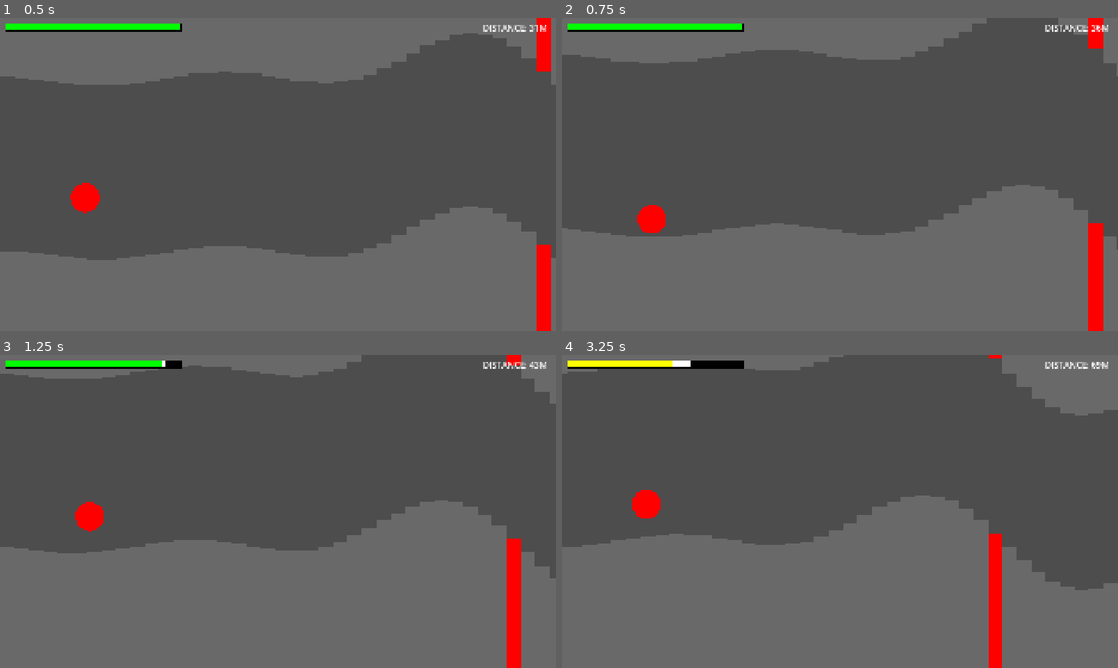
Above: before the commit, frames 1-4 (two rows, left to right).
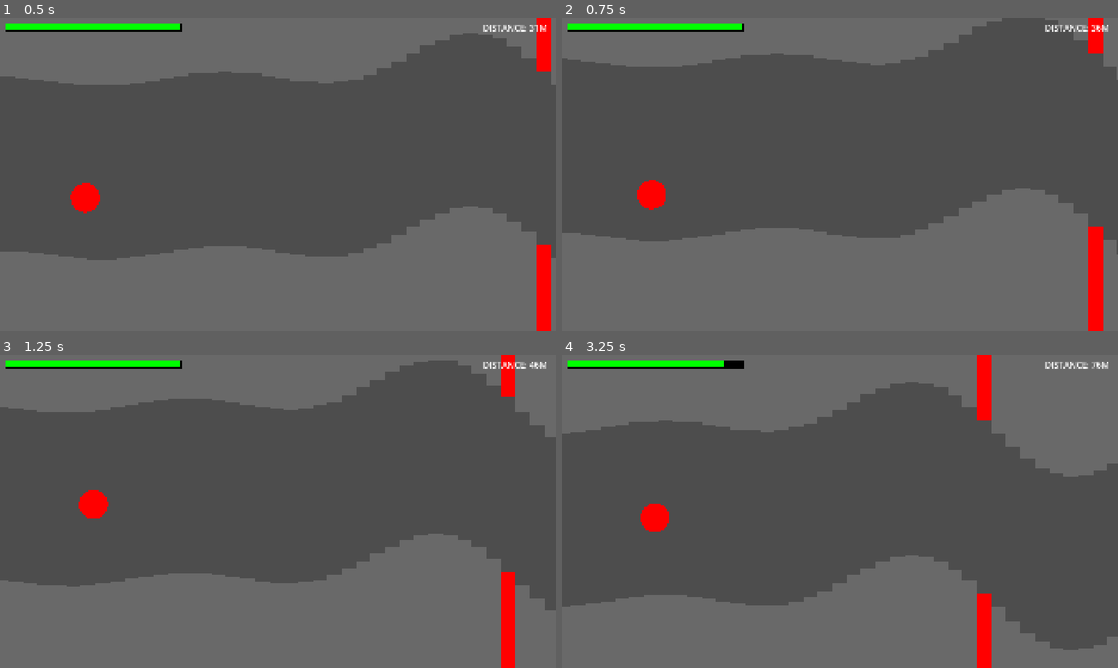
Above: after the commit, the same moments.

Repository: harrisonlee/xarnox-godot
Game: Godot game, scene res://main.tscn
The game is run twice, just before and just after one commit, with the same random seed, the same clock (stepped at 60 frames per second) and the same inputs.
Inputs:
- Up to frame 1 (0.5 s): no input
- Up to frame 2 (0.75 s): tap Space (toggle_player_autopilot, bound only after the commit) at 0.6 s
- Up to frame 3 (1.25 s): no input
- Up to frame 4 (3.25 s): tap Space (toggle_player_autopilot, bound only after the commit) at 1.35, 2.1, 2.85 s

Frame 1 is identical in both runs. In frame 2, 3.0% of the frame differs, in the area x 0-100%, y 0-76%; in frame 3, 21%; in frame 4, 39%, in the area x 0-100%, y 0-100%.

Commit message:
Experiments with player auto-pilot.

Diff:
--- a/main.gd
+++ b/main.gd
@@ -41,6 +41,11 @@
 		_tunnel_origin_y
 	)
 
+	var auto_pilot_lookahead: float = player.collision_body.shape.get_rect().size.x * 0.5
+	player.auto_pilot_position_y = tunnel_generator.get_stored_offset_y(
+		player.position.x + auto_pilot_lookahead
+	)
+
 
 #-------------------------------------------------------------------------------
 # Signal Callbacks
--- a/player.gd
+++ b/player.gd
@@ -28,14 +28,13 @@
 
 
 #-------------------------------------------------------------------------------
-# Enums
+# Public Variables
 #-------------------------------------------------------------------------------
-enum FlyingState { IDLE, CLIMBING, DESCENDING }
-enum ShootingDirection { UP, UP_RIGHT, RIGHT, DOWN_RIGHT, DOWN }
+var auto_pilot_position_y: float = 0.0
 
 
 #-------------------------------------------------------------------------------
-# Exported Variables
+# On-ready Nodes
 #-------------------------------------------------------------------------------
 @onready var collision_body: CollisionShape2D = $CollisionShape2D
 @onready var muzzle_up: Marker2D = $MuzzleUp
@@ -46,9 +45,20 @@
 
 
 #-------------------------------------------------------------------------------
-# Exported Variables
+# Enums
+#-------------------------------------------------------------------------------
+enum FlyingState { IDLE, CLIMBING, DESCENDING, AUTO_PILOT }
+enum ShootingDirection { UP, UP_RIGHT, RIGHT, DOWN_RIGHT, DOWN }
+
+
+#-------------------------------------------------------------------------------
+# Private Variables
 #-------------------------------------------------------------------------------
 var _current_flying_state = FlyingState.IDLE
+var _auto_pilot_damping: float = 7.0
+var _auto_pilot_oscillation_time: float = 0.0
+var _auto_pilot_oscillation_amplitude: float = 40.0
+var _auto_pilot_oscillation_frequency: float = 3.0
 
 
 #-------------------------------------------------------------------------------
@@ -73,6 +83,18 @@
 			velocity.y += (descent_accel + gravity.y) * delta
 		FlyingState.IDLE:
 			velocity.y += gravity.y * delta
+		FlyingState.AUTO_PILOT:
+			_auto_pilot_oscillation_time += delta
+			var frequency = _auto_pilot_oscillation_time * _auto_pilot_oscillation_frequency
+			var oscillation_offset_y = sin(frequency) * _auto_pilot_oscillation_amplitude
+			var target_position_y = auto_pilot_position_y + oscillation_offset_y
+			var target_diff_y = target_position_y - position.y
+			var target_velocity_y = target_diff_y * _auto_pilot_damping
+			velocity.y = lerpf(
+				velocity.y,
+				target_velocity_y,
+				_auto_pilot_damping * delta
+			)
 
 	velocity.x = clampf(velocity.x + acceleration, -speed, speed)
 
@@ -85,6 +107,15 @@
 
 
 func get_input() -> void:
+	if Input.is_action_just_pressed("toggle_player_autopilot"):
+		_current_flying_state = (
+			FlyingState.AUTO_PILOT if _current_flying_state != FlyingState.AUTO_PILOT
+			else FlyingState.IDLE
+		)
+
+	if _current_flying_state == FlyingState.AUTO_PILOT:
+		return
+
 	_current_flying_state = FlyingState.IDLE
 	if Input.is_action_pressed("ui_climb"):
 		_current_flying_state = FlyingState.CLIMBING
--- a/project.godot
+++ b/project.godot
@@ -58,6 +58,11 @@
 "events": [Object(InputEventKey,"resource_local_to_scene":false,"resource_name":"","device":-1,"window_id":0,"alt_press …(191 unchanged characters)…
 ]
 }
+toggle_player_autopilot={
+"deadzone": 0.2,
+"events": [Object(InputEventKey,"resource_local_to_scene":false,"resource_name":"","device":-1,"window_id":0,"alt_pressed":false,"shift_pressed":false,"ctrl_pressed":false,"meta_pressed":false,"pressed":false,"keycode":0,"physical_keycode":32,"key_label":0,"unicode":32,"location":0,"echo":false,"script":null)
+]
+}
 
 [layer_names]
 
